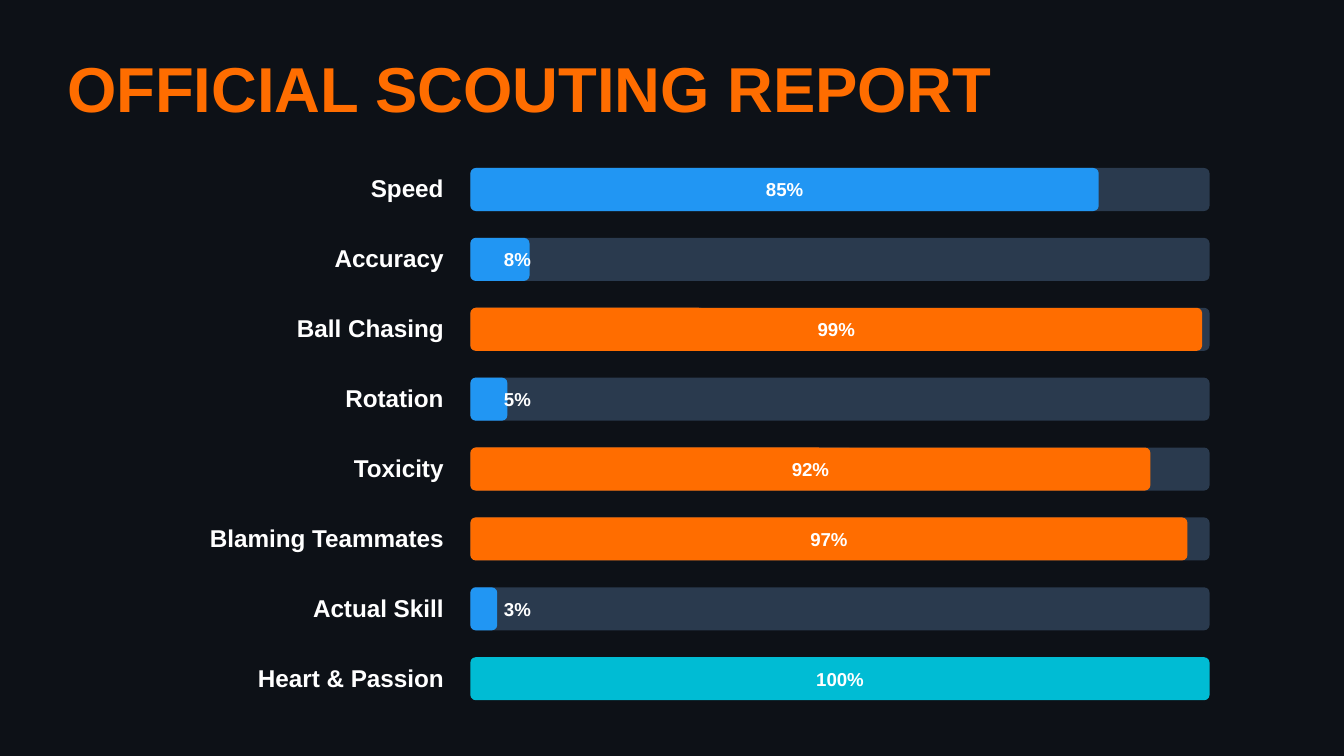
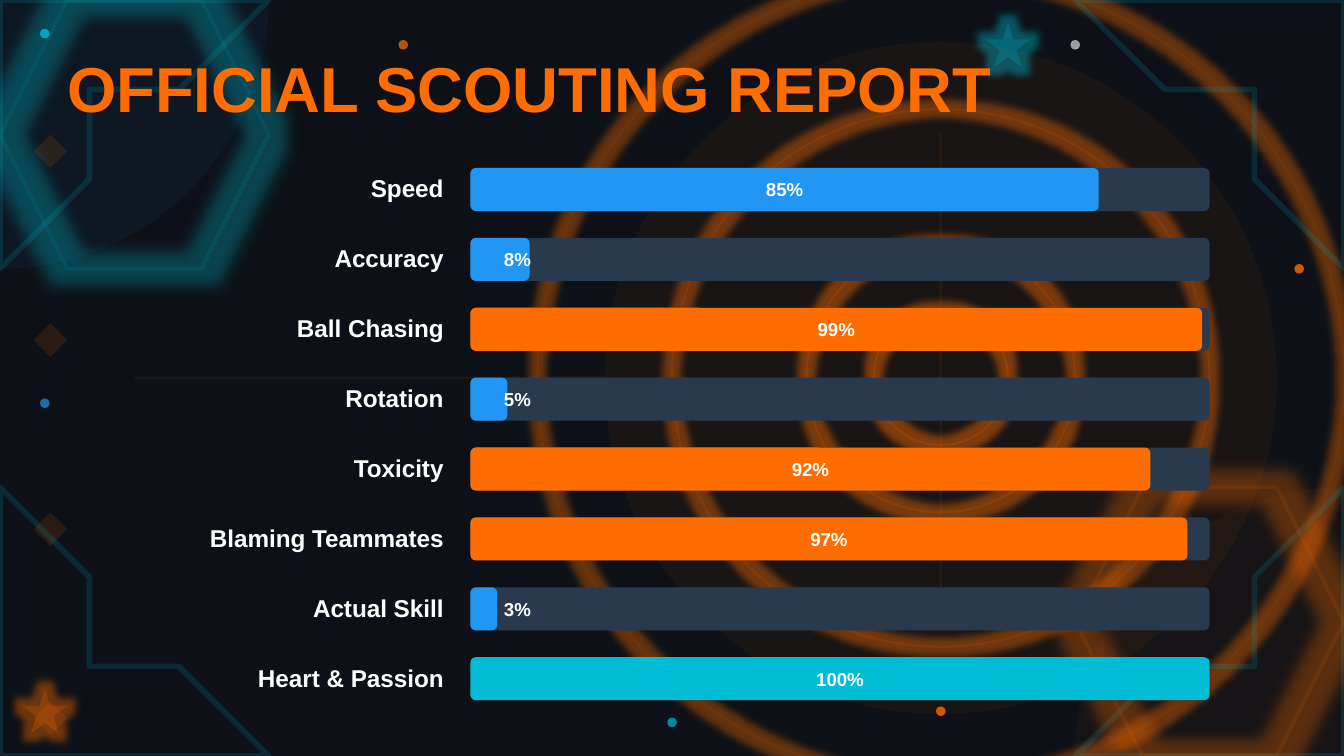
Before and after one commit to coenheinrich-beep/landscape-site-1, a slide deck: slide 8 of rl_bachelor_extra.pptx. Drawn at 1344x756 pixels with LibreOffice and Linux fonts; fonts in the diff are those of the drawing. Boxes give left, top, right and bottom in pixels: in the first picture for what was removed or moved away, otherwise in the second. Text is boxed around its words. In the diff, an @@ line names an element or a change of style, - is before the commit and + after.

```diff
--- a/rl_bachelor_extra.pptx
+++ b/rl_bachelor_extra.pptx
@@ half frame added at (0, 0, 269, 269), outline #00BCD4 3 pt @@
@@ ellipse added at (0, 0, 269, 269), fill #2196F3 at 5% opacity @@
@@ hexagon added at (0, 0, 269, 269), outline #00BCD4 2 pt @@
@@ ellipse added at (40, 28, 50, 38), fill #00BCD4 at 80% opacity @@
@@ ellipse added at (538, 0, 1344, 756), outline #FF6D00 1.18 pt @@
@@ star added at (985, 23, 1030, 67), fill #00BCD4 at 20% opacity @@
@@ half frame added at (1075, 0, 1344, 269), outline #00BCD4 3 pt @@
@@ ellipse added at (398, 40, 407, 50), fill #FF6D00 at 70% opacity @@
@@ ellipse added at (605, 42, 1277, 714), fill #FF6D00 at 5% opacity @@
@@ ellipse added at (1070, 40, 1079, 50), fill #FFFFFF at 60% opacity @@
@@ ellipse added at (672, 109, 1210, 646), outline #FF6D00 1.18 pt @@
@@ diamond added at (34, 134, 67, 168), fill #FF6D00 at 12% opacity @@
@@ rectangle added at (939, 134, 942, 621), fill #FF6D00 at 8% opacity @@
@@ ellipse added at (806, 243, 1075, 512), outline #FF6D00 1.18 pt @@
@@ ellipse added at (1294, 263, 1304, 273), fill #FF6D00 at 80% opacity @@
@@ diamond added at (34, 324, 67, 358), fill #FF6D00 at 12% opacity @@
@@ ellipse added at (874, 310, 1008, 445), outline #FF6D00 1.18 pt @@
@@ rectangle added at (134, 376, 1210, 379), fill #FF6D00 at 8% opacity @@
@@ ellipse added at (40, 398, 50, 407), fill #2196F3 at 70% opacity @@
@@ half frame added at (0, 487, 269, 755), outline #00BCD4 3 pt @@
@@ half frame added at (1075, 487, 1344, 755), outline #00BCD4 3 pt @@
@@ ellipse added at (1075, 487, 1344, 756), fill #FF6D00 at 4% opacity @@
@@ hexagon added at (1075, 487, 1344, 755), outline #FF6D00 2 pt @@
@@ diamond added at (34, 512, 67, 546), fill #FF6D00 at 12% opacity @@
@@ star added at (23, 688, 67, 732), fill #FF6D00 at 20% opacity @@
@@ diamond added at (34, 702, 67, 735), fill #FF6D00 at 12% opacity @@
@@ ellipse added at (667, 718, 676, 727), fill #00BCD4 at 70% opacity @@
@@ ellipse added at (935, 707, 945, 716), fill #FF6D00 at 80% opacity @@
```
Also in this commit, not shown: 8 other slides changed, 1 other file.
